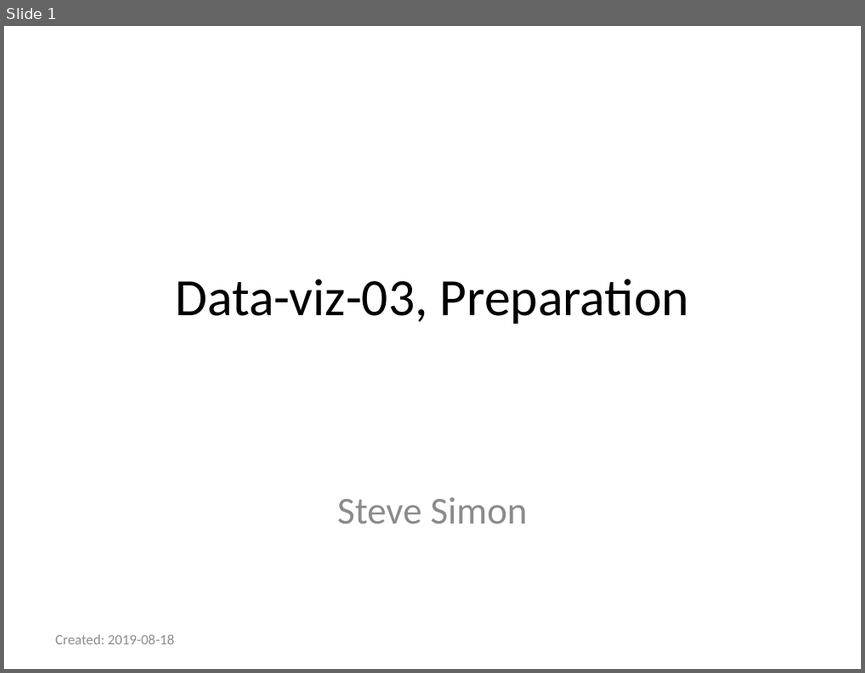
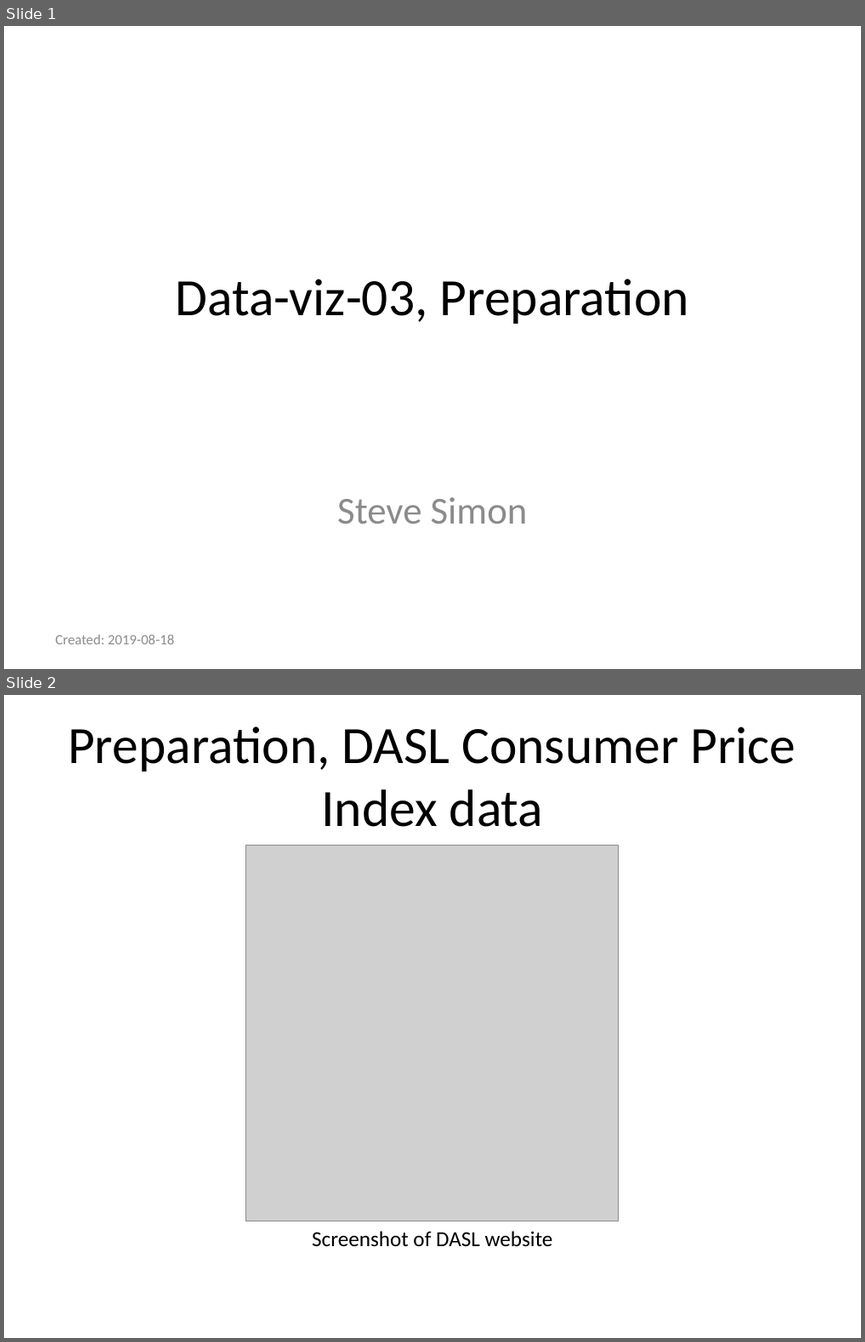
Before and after one commit to pmean/data-visualization, a slide deck: data-viz-03/component/preparation.pptx. Shown one above the other, each under a label of ours: slide 1 before the commit, slides 1 and 2 after it. The pictures are 865x673 and 865x1342 pixels, drawn with LibreOffice and Linux fonts; fonts in the diff are those of the drawing; grey boxes stand for pictures. Boxes give left, top, right and bottom in pixels: in the first picture for what was removed or moved away, otherwise in the second. Text is boxed around its words. In the diff, an @@ line names an element or a change of style, - is before the commit and + after.

```diff
--- a/data-viz-03/component/preparation.pptx
+++ b/data-viz-03/component/preparation.pptx
@@ slide 2 added at box(4, 695, 861, 1338), background #FFFFFF @@
@@ title added at box(68, 726, 795, 827), 44 pt, text #000000 @@
+Preparation, DASL Consumer Price Index data
@@ picture added at box(245, 845, 619, 1221) @@
@@ text added at box(312, 1231, 553, 1247), 18 pt, text #000000 @@
+Screenshot of DASL website
```
Also in this commit, not shown: 1 slide changed, 3 other slides added, 4 slides removed, 15 other files.
